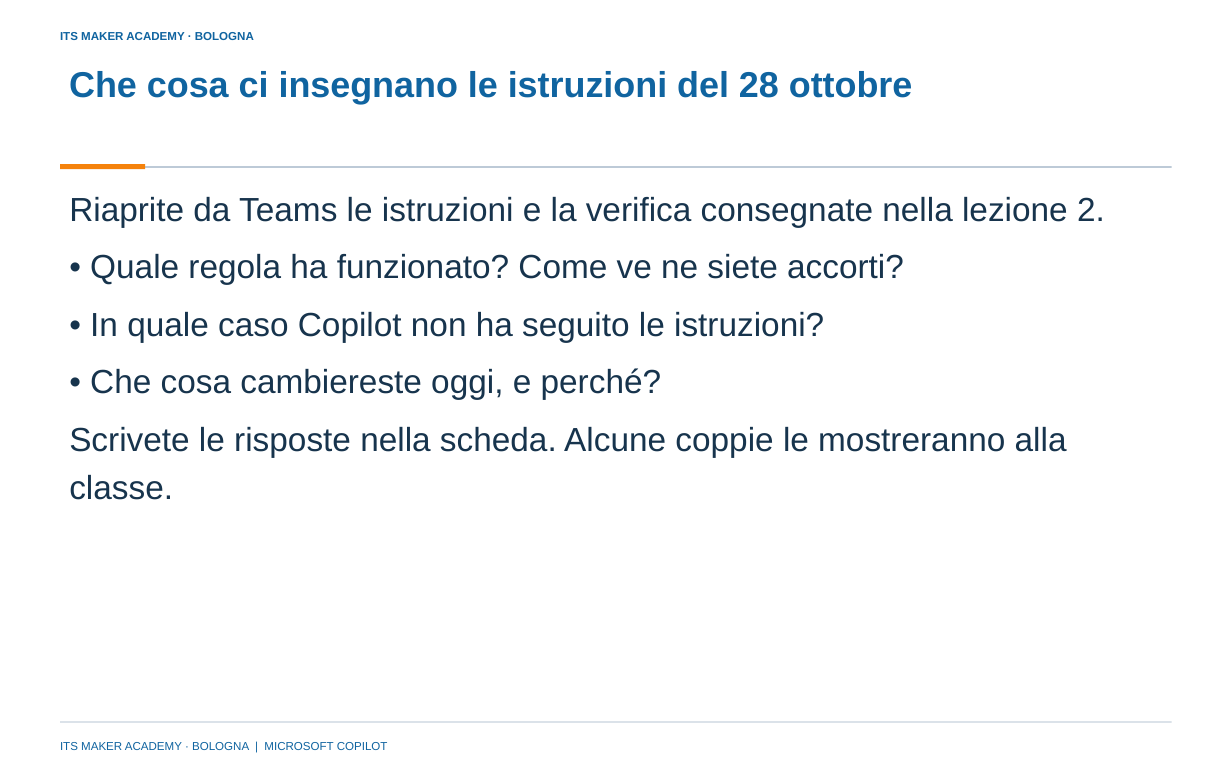
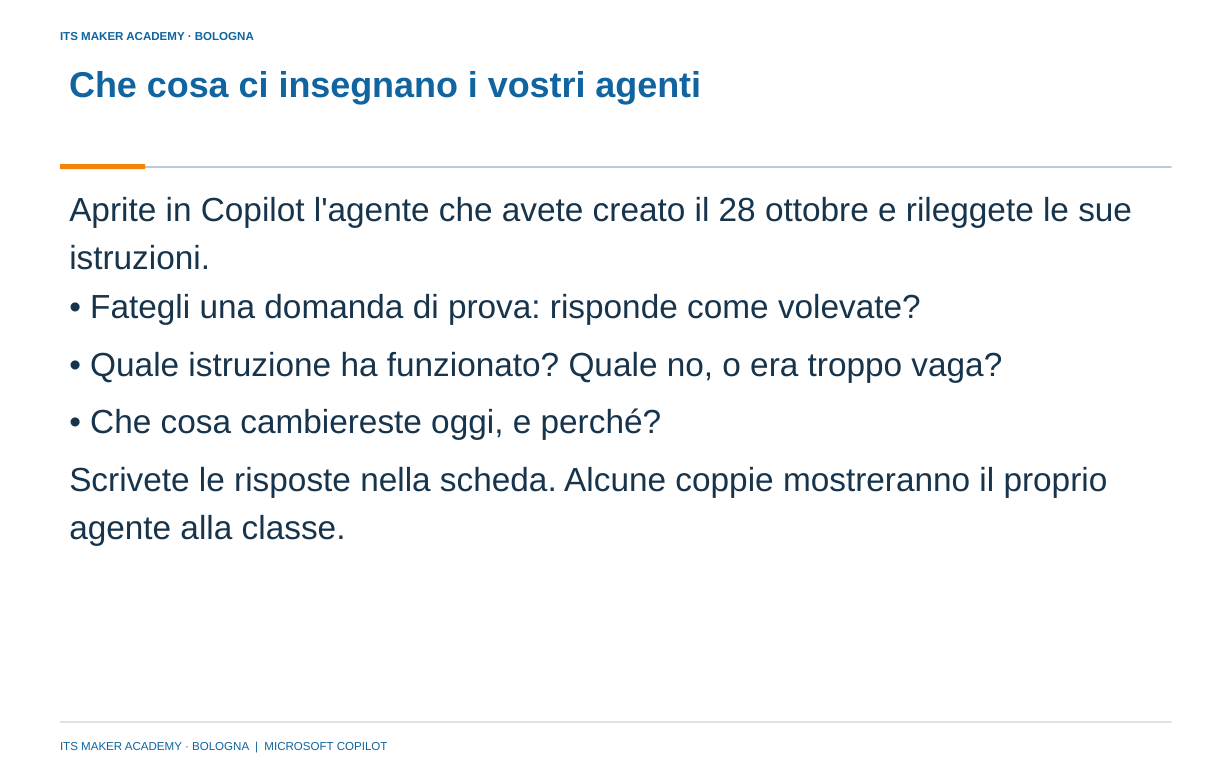
Before and after one commit to franzo9393/ITSCorso_UnslothStudio-Git, a slide deck: slide 5 of lezione 3 - RAG e calcolo deterministico/Lezione3_Blocco_appunti_e_agente_Python_P03_ITS_MAKER.pptx. Drawn at 1232x770 pixels with LibreOffice and Linux fonts; fonts in the diff are those of the drawing; background and template pictures are left out. Boxes give left, top, right and bottom in pixels: in the first picture for what was removed or moved away, otherwise in the second. Text is boxed around its words. In the diff, an @@ line names an element or a change of style, - is before the commit and + after.

Commit message:
Lezione 3: parte 1 sugli agenti creati nella lezione 2; regole di sviluppo in AGENTS.md

```diff
--- a/lezione 3 - RAG e calcolo deterministico/Lezione3_Blocco_appunti_e_agente_Python_P03_ITS_MAKER.pptx
+++ b/lezione 3 - RAG e calcolo deterministico/Lezione3_Blocco_appunti_e_agente_Python_P03_ITS_MAKER.pptx
@@ title at (69, 71, 701, 104): text changed @@
-Che cosa ci insegnano le istruzioni del 28 ottobre
+Che cosa ci insegnano i vostri agenti
@@ text at (69, 196, 1132, 270): text changed @@
-Riaprite da Teams le istruzioni e la verifica consegnate nella lezione 2.
+Aprite in Copilot l'agente che avete creato il 28 ottobre e rileggete le sue istruzioni.
@@ text at (90, 293, 921, 325): text changed @@
-• Quale regola ha funzionato? Come ve ne siete accorti?
+• Fategli una domanda di prova: risponde come volevate?
@@ text at (90, 351, 1002, 382): text changed @@
-• In quale caso Copilot non ha seguito le istruzioni?
+• Quale istruzione ha funzionato? Quale no, o era troppo vaga?
@@ text "• Che cosa cambiereste oggi, ...": place and size @@
-text "• Che cosa cambiereste oggi, ..." at (90, 368, 662, 400)
+text "• Che cosa cambiereste oggi, ..." at (90, 408, 662, 440)
@@ text at (69, 466, 1108, 545): text changed @@
-Scrivete le risposte nella scheda. Alcune coppie le mostreranno alla classe.
+Scrivete le risposte nella scheda. Alcune coppie mostreranno il proprio agente alla classe.
```
Also in this commit, not shown: 3 other slides changed, 15 other files.
